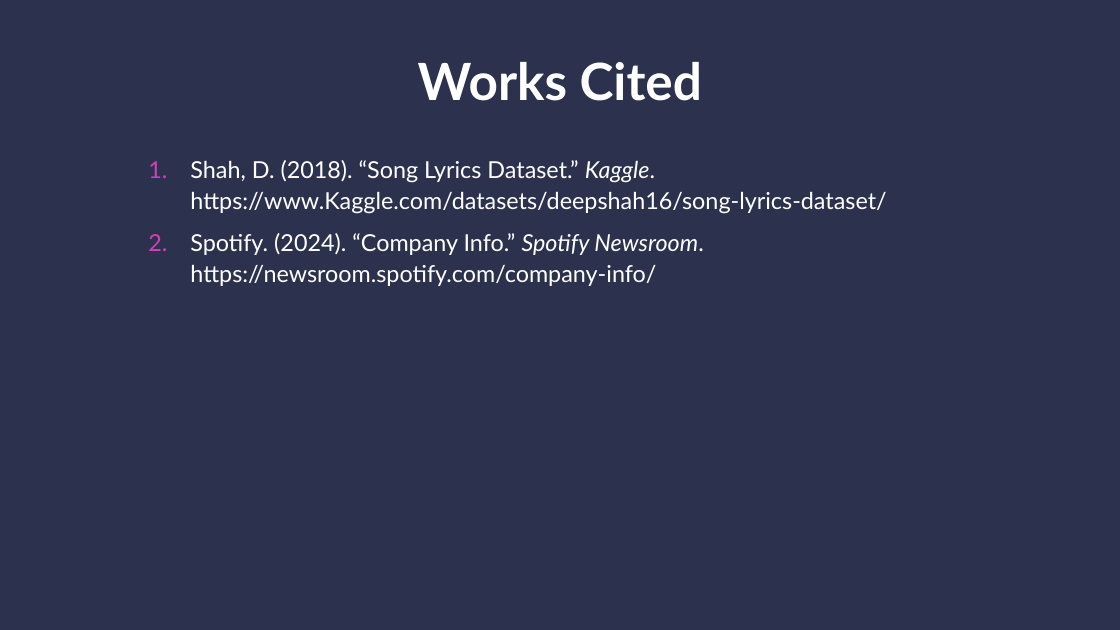
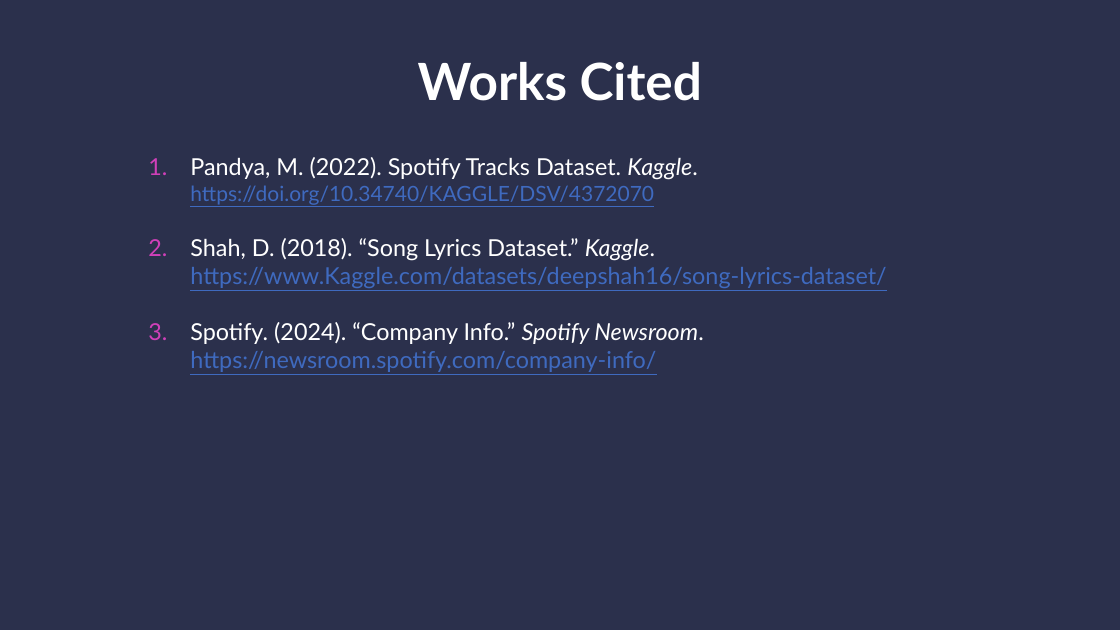
Before and after one commit to Disco-Gnome/CSC84040_Final_Project, a slide deck: slide 15 of project_presentation.pptx (slide 13 before the commit). Drawn at 1120x630 pixels with LibreOffice and Linux fonts; fonts in the diff are those of the drawing; background and template pictures are left out. Boxes give left, top, right and bottom in pixels: in the first picture for what was removed or moved away, otherwise in the second. Text is boxed around its words. In the diff, an @@ line names an element or a change of style, - is before the commit and + after.

```diff
--- a/project_presentation.pptx
+++ b/project_presentation.pptx
@@ rectangle at box(0, 0, 1120, 630): fill #2C324D to #2B304C @@
@@ subtitle at box(190, 157, 697, 205): paragraph added @@
+1. Pandya, M. (2022). Spotify Tracks Dataset. Kaggle. https://doi.org/10.34740/KAGGLE/DSV/4372070
@@ subtitle at box(190, 238, 886, 372): text colour #FFFFFF to #3F6ABF, underline on in "https://www.Kaggle.com/datasets/deepshah16/song-lyrics-datas ...", "https://newsroom.spotify.com/company-info/"; line spacing 1.1 to 1; less space between paragraphs @@
```
Also in this commit, not shown: 12 other slides changed, 2 slides added.
